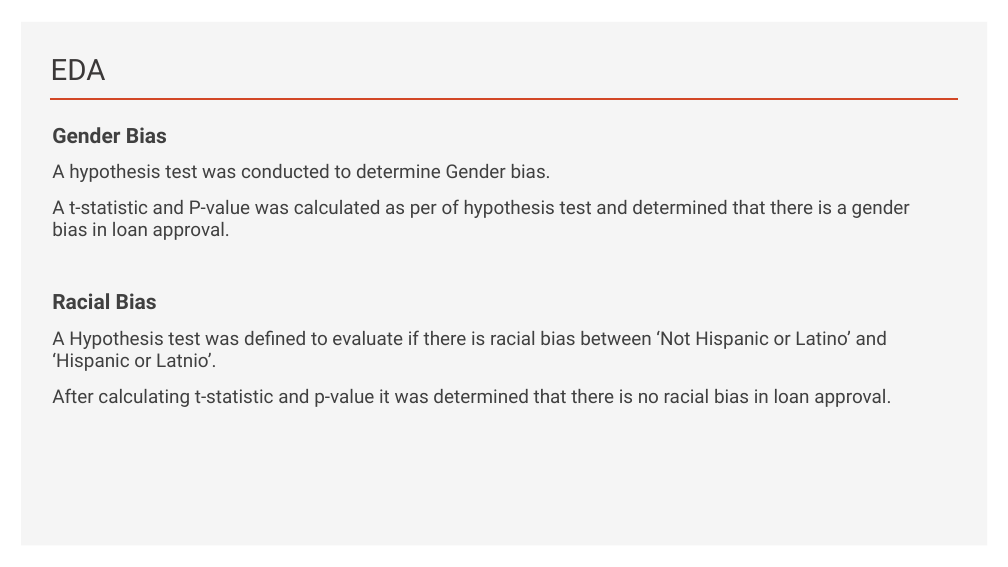
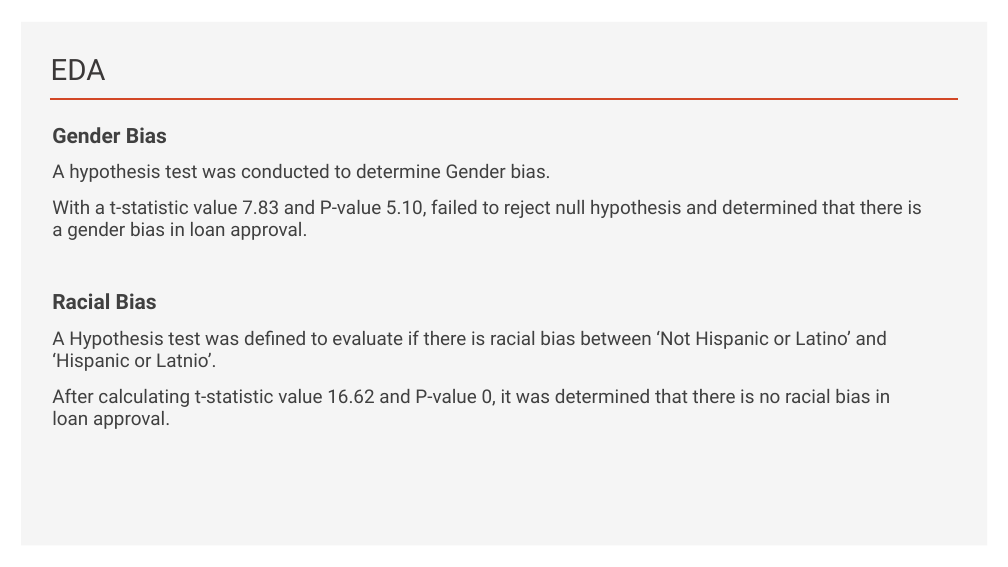
Before and after one commit to khmsha/Springboard, a slide deck: slide 10 of Capstone_Project1/HDMA Washington Home Loans Prediction.pptx (slide 7 before the commit). Drawn at 1008x567 pixels with LibreOffice and Linux fonts; fonts in the diff are those of the drawing. Boxes give left, top, right and bottom in pixels: in the first picture for what was removed or moved away, otherwise in the second. Text is boxed around its words. In the diff, an @@ line names an element or a change of style, - is before the commit and + after.

```diff
--- a/Capstone_Project1/HDMA Washington Home Loans Prediction.pptx
+++ b/Capstone_Project1/HDMA Washington Home Loans Prediction.pptx
@@ text at (x1=52, y1=199, x2=922, y2=240): text changed @@
-A t-statistic and P-value was calculated as per of hypothesis test and determined that there is a gender bias in loan approval.
+With a t-statistic value 7.83 and P-value 5.10, failed to reject null hypothesis and determined that there is a gender bias in loan approval.
@@ text at (x1=52, y1=388, x2=890, y2=429): text changed @@
-After calculating t-statistic and p-value it was determined that there is no racial bias in loan approval.
+After calculating t-statistic value 16.62 and P-value 0, it was determined that there is no racial bias in loan approval.
```
Also in this commit, not shown: 15 other slides changed, 5 slides added, 2 slides removed, 1 other file.
